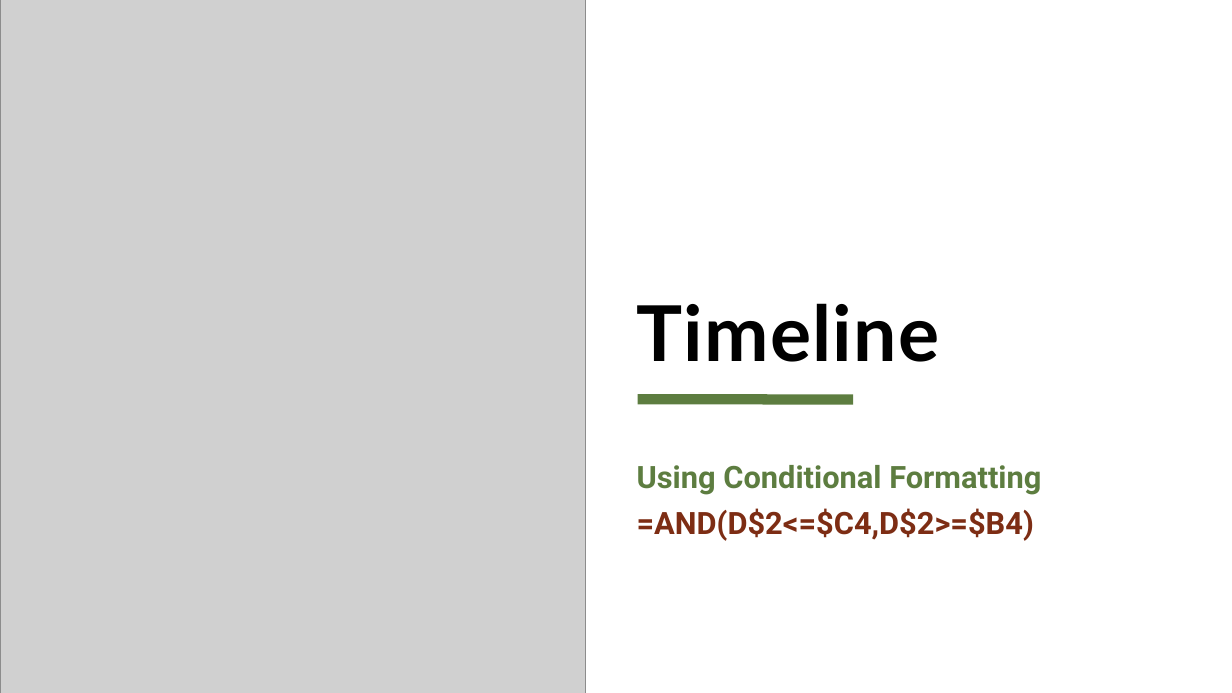
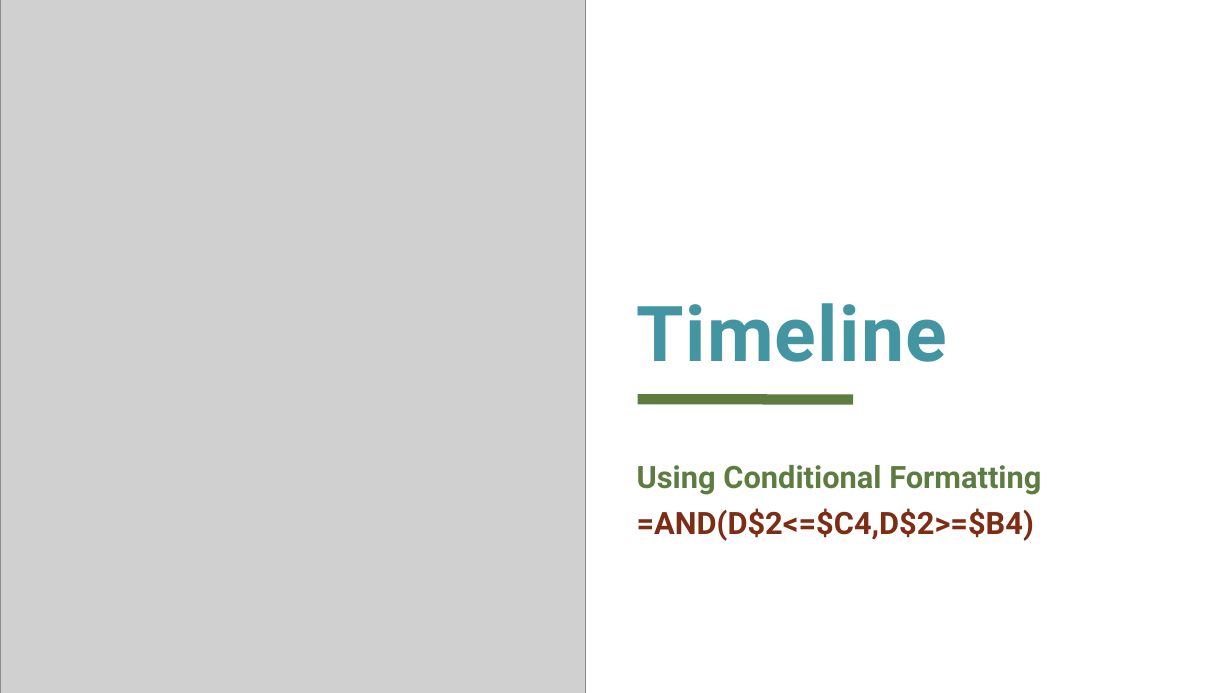
Before and after one commit to dalia2018/BrainStation, a slide deck: slide 9 of BrainStation/excel/excel Advanced prep/Excel AdvancedS8.pptx. Drawn at 1232x693 pixels with LibreOffice and Linux fonts; fonts in the diff are those of the drawing; grey boxes stand for pictures. Boxes give left, top, right and bottom in pixels: in the first picture for what was removed or moved away, otherwise in the second. Text is boxed around its words. In the diff, an @@ line names an element or a change of style, - is before the commit and + after.

```diff
--- a/BrainStation/excel/excel Advanced prep/Excel AdvancedS8.pptx
+++ b/BrainStation/excel/excel Advanced prep/Excel AdvancedS8.pptx
@@ title "Timeline" at <box>637,303,947,362</box>: font Lato to Roboto, text colour #000000 to #4495A2 @@
```
Also in this commit, not shown: 6 other slides changed, 2 other files.
